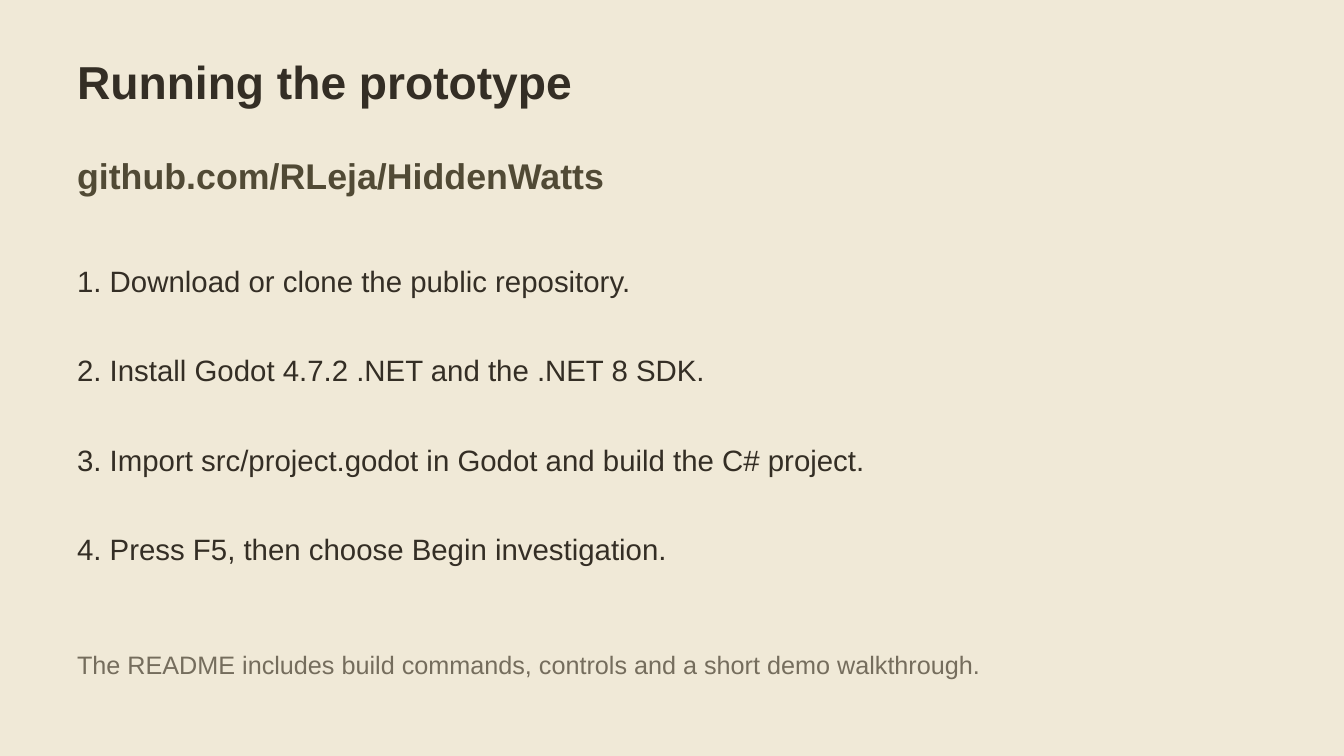
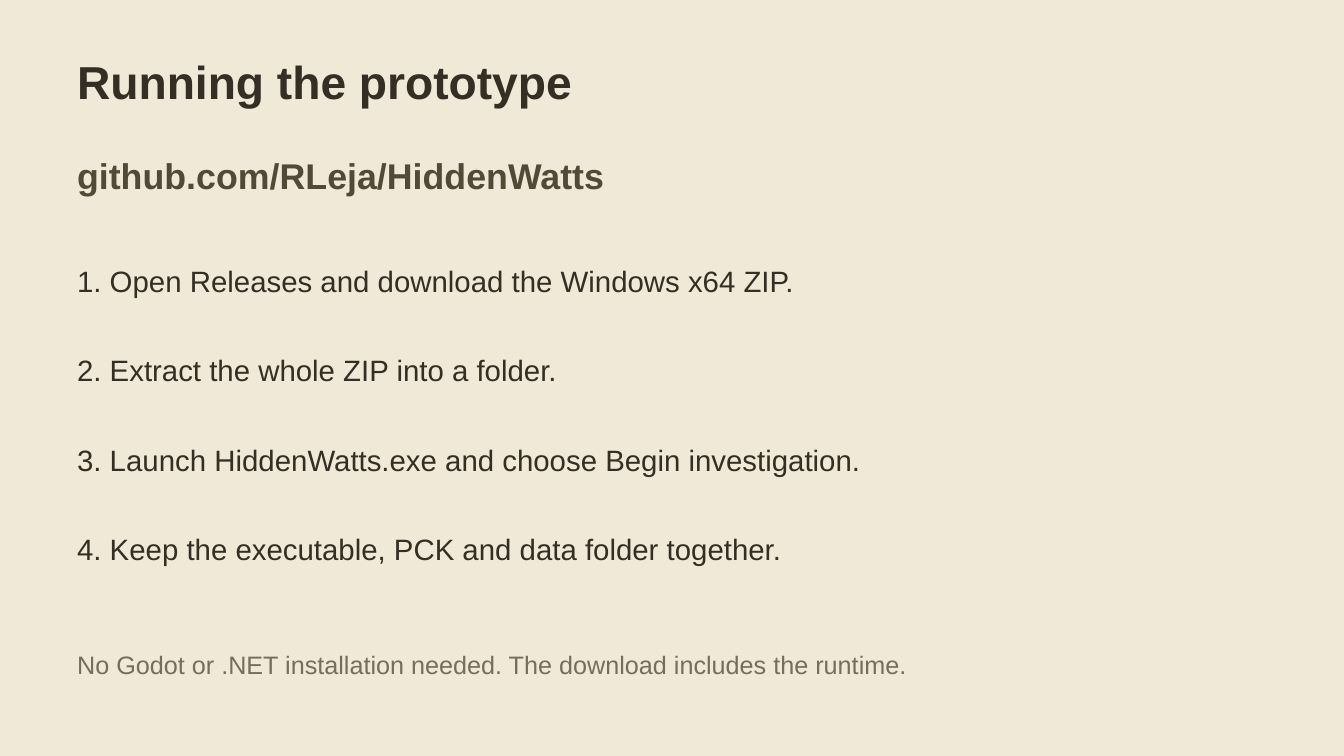
Before and after one commit to RLeja/HiddenWatts, a slide deck: slide 8 of docs/presentation/HiddenWatts-Prototype-I.pptx. Drawn at 1344x756 pixels with LibreOffice and Linux fonts; fonts in the diff are those of the drawing. Boxes give left, top, right and bottom in pixels: in the first picture for what was removed or moved away, otherwise in the second. Text is boxed around its words. In the diff, an @@ line names an element or a change of style, - is before the commit and + after.

Commit message:
Add standalone Windows export and player download instructions

```diff
--- a/docs/presentation/HiddenWatts-Prototype-I.pptx
+++ b/docs/presentation/HiddenWatts-Prototype-I.pptx
@@ text at bbox=[77, 270, 794, 298]: text changed @@
-1. Download or clone the public repository.
+1. Open Releases and download the Windows x64 ZIP.
@@ text at bbox=[77, 359, 557, 382]: text changed @@
-2. Install Godot 4.7.2 .NET and the .NET 8 SDK.
+2. Extract the whole ZIP into a folder.
@@ text at bbox=[77, 449, 860, 477]: text changed @@
-3. Import src/project.godot in Godot and build the C# project.
+3. Launch HiddenWatts.exe and choose Begin investigation.
@@ text at bbox=[77, 538, 781, 566]: text changed @@
-4. Press F5, then choose Begin investigation.
+4. Keep the executable, PCK and data folder together.
@@ text at bbox=[77, 656, 906, 674]: text changed @@
-The README includes build commands, controls and a short demo walkthrough.
+No Godot or .NET installation needed. The download includes the runtime.
```
Also in this commit, not shown: 4 other files.
